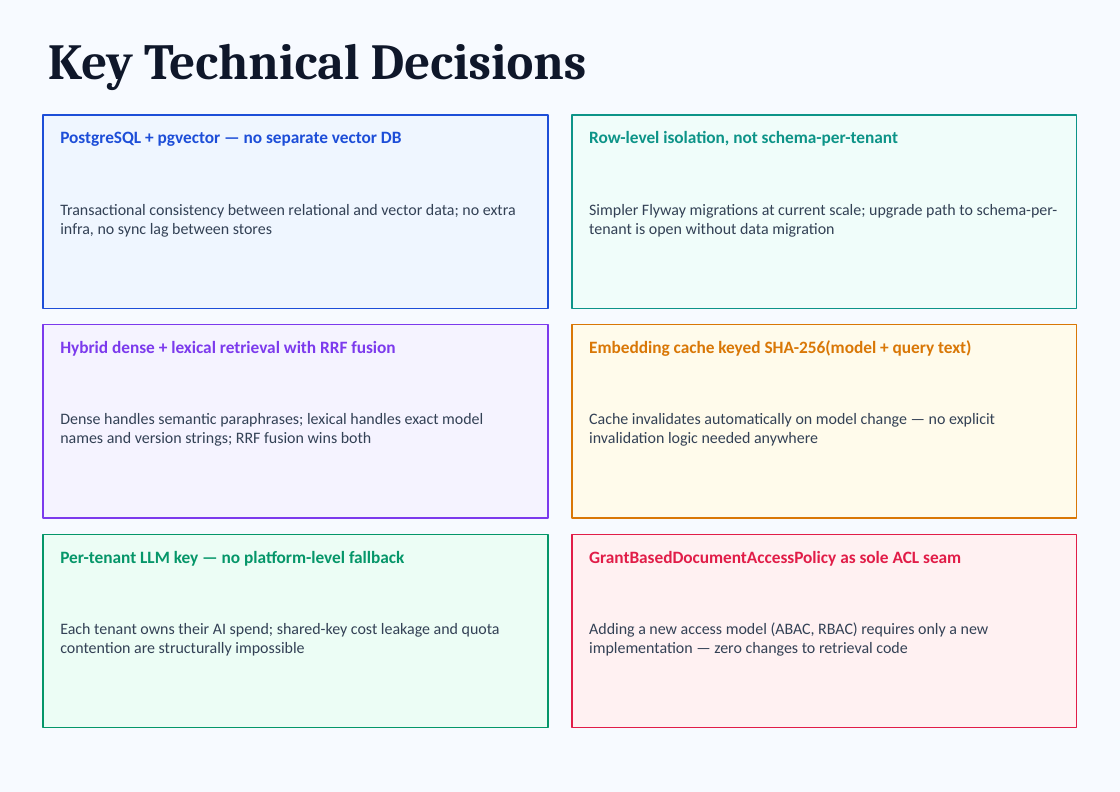
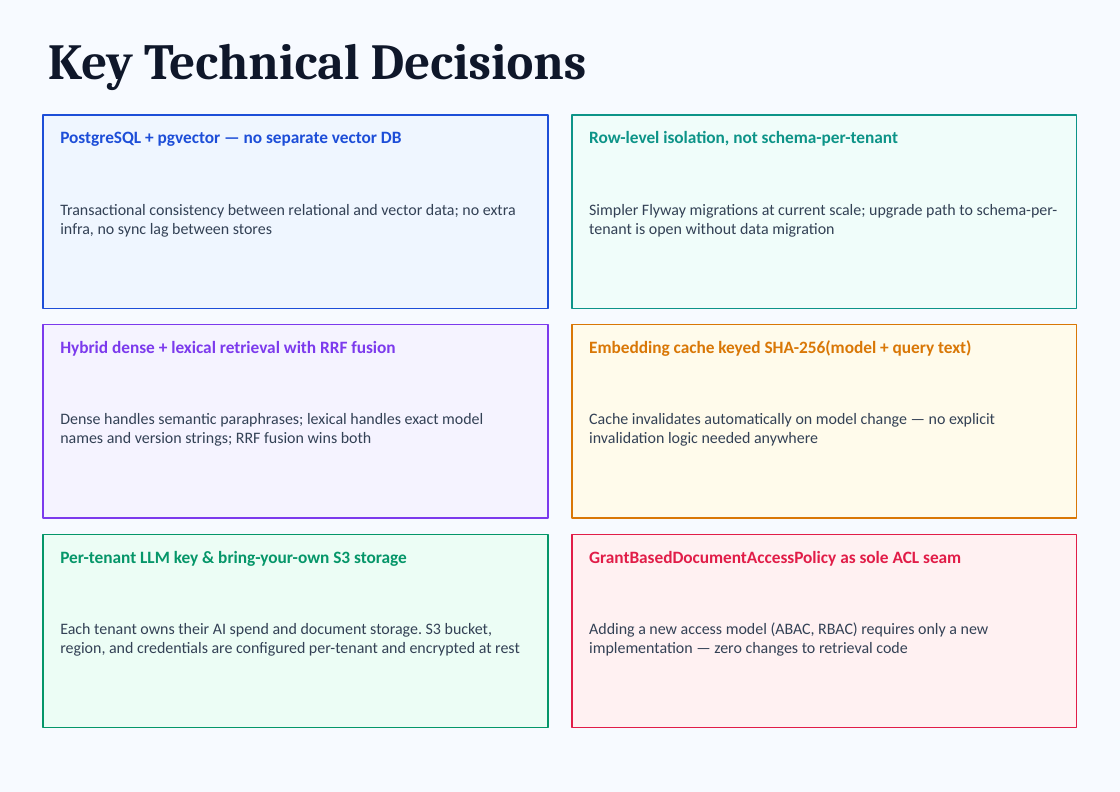
Before and after one commit to kssasarma/doc-ai-system, a slide deck: slide 10 of docs/presentation.pptx. Drawn at 1120x792 pixels with LibreOffice and Linux fonts; fonts in the diff are those of the drawing. Boxes give left, top, right and bottom in pixels: in the first picture for what was removed or moved away, otherwise in the second. Text is boxed around its words. In the diff, an @@ line names an element or a change of style, - is before the commit and + after.

```diff
--- a/docs/presentation.pptx
+++ b/docs/presentation.pptx
@@ text at (60,551,407,566): text changed @@
-Per-tenant LLM key — no platform-level fallback
+Per-tenant LLM key & bring-your-own S3 storage
@@ text at (60,623,520,656): text changed @@
-Each tenant owns their AI spend; shared-key cost leakage and quota contention are structurally impossible
+Each tenant owns their AI spend and document storage. S3 bucket, region, and credentials are configured per-tenant and encrypted at rest
```
Also in this commit, not shown: 1 other slide changed, 13 other files.
